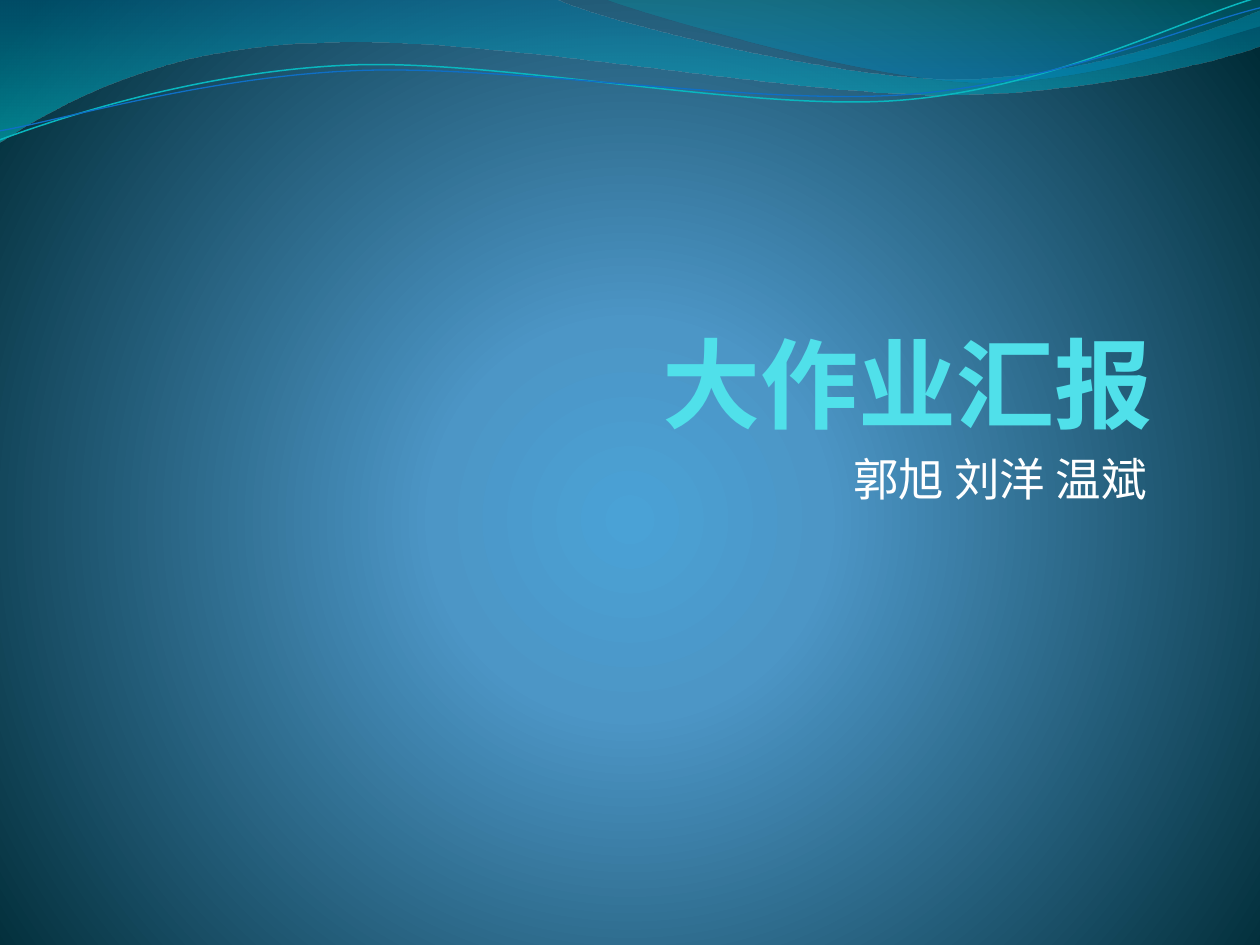
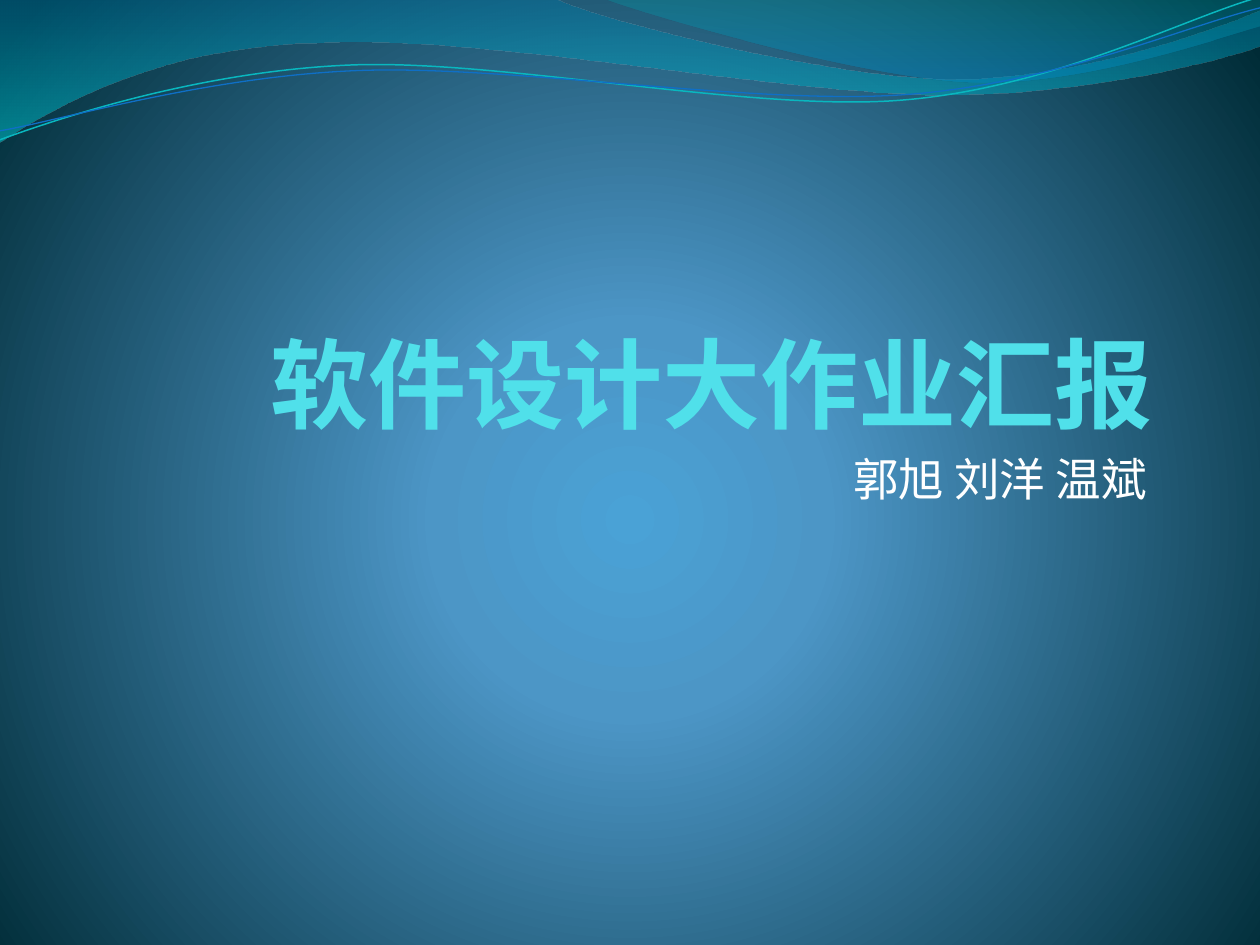
Before and after one commit to ggxx/SextantTG, a slide deck: slide 1 of doc/大作业汇报.pptx. Drawn at 1260x945 pixels with LibreOffice and Linux fonts; fonts in the diff are those of the drawing. Boxes give left, top, right and bottom in pixels: in the first picture for what was removed or moved away, otherwise in the second. Text is boxed around its words. In the diff, an @@ line names an element or a change of style, - is before the commit and + after.

```diff
--- a/doc/大作业汇报.pptx
+++ b/doc/大作业汇报.pptx
@@ title at (x1=270, y1=322, x2=1152, y2=446): text changed @@
-大作业汇报
+软件设计大作业汇报
```
Also in this commit, not shown: 9 other slides changed, 7 slides added, 2 slides removed, 4 other files.
